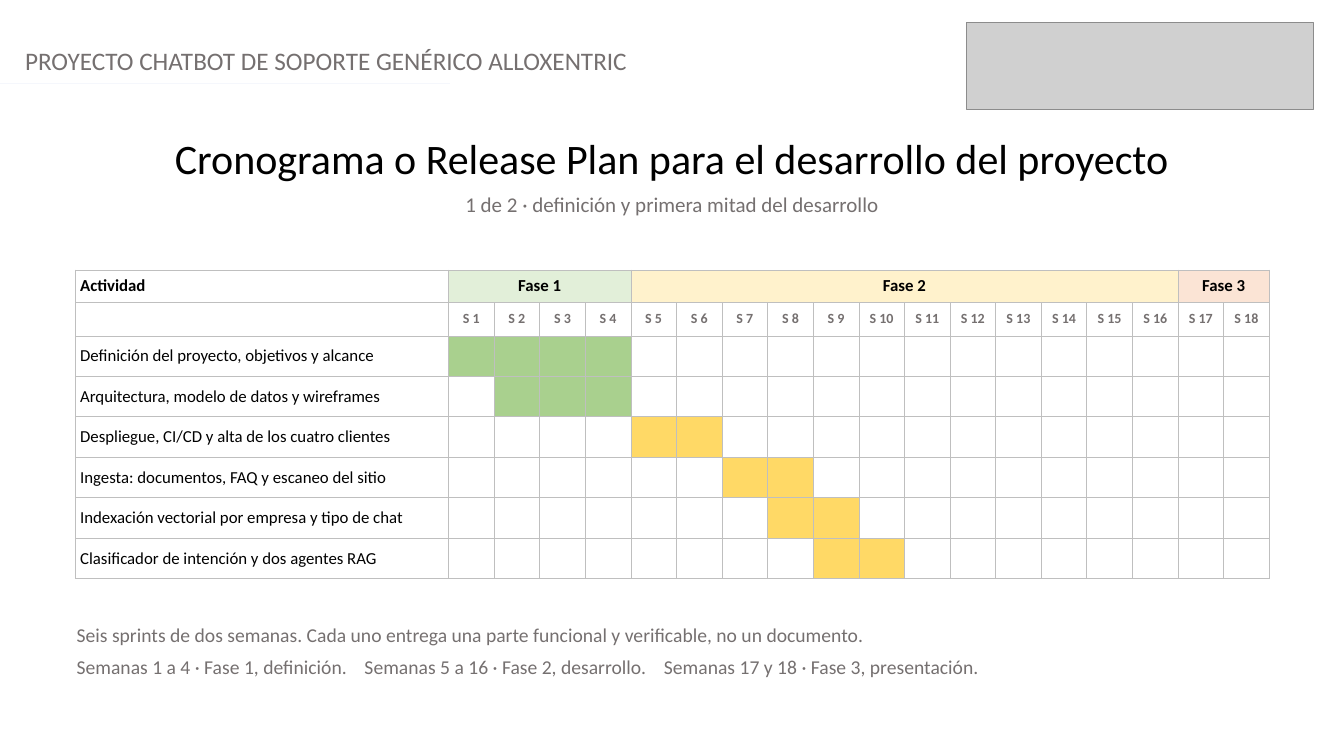
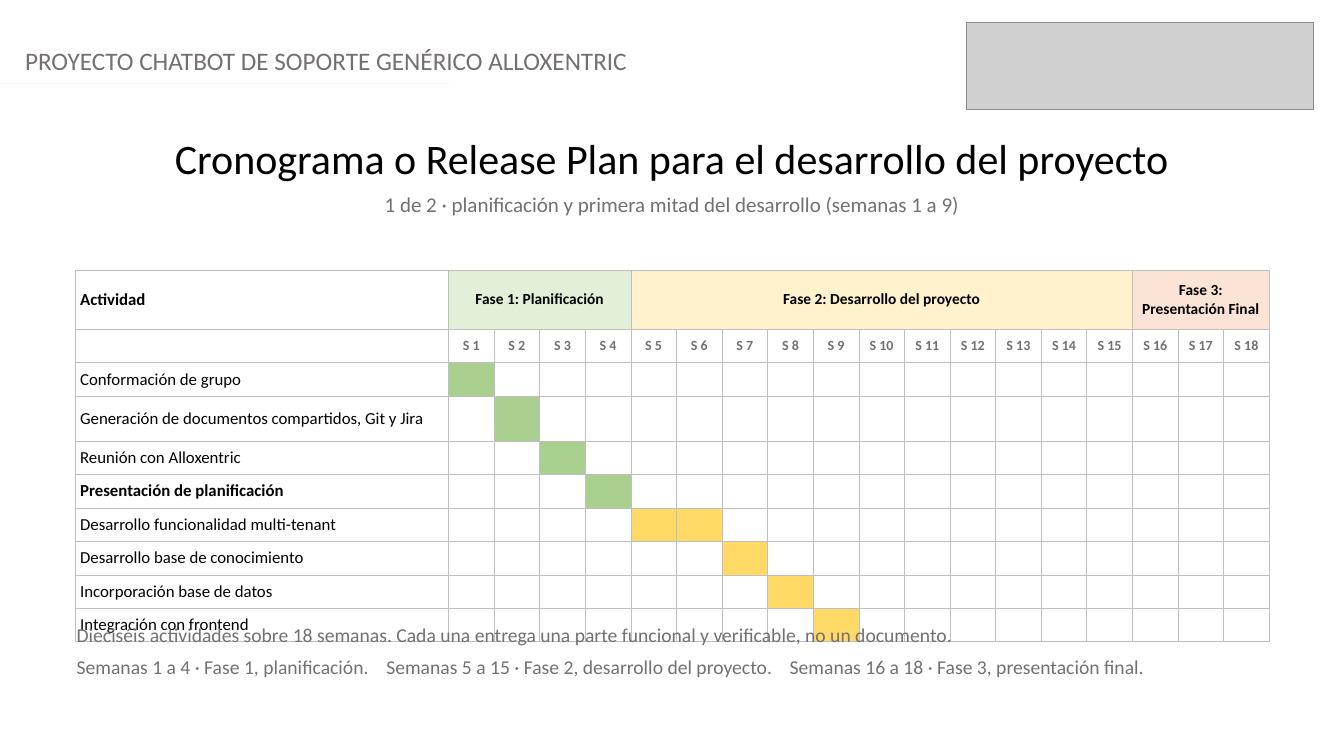
Before and after one commit to Exequiel-Alvarado/Capstone-Grupo-2-Chatbot-de-soporte-generico-Alloxentric, a slide deck: slide 6 of Fase 1 - Planificación/Grupal/Presentación Proyecto.pptx. Drawn at 1344x756 pixels with LibreOffice and Linux fonts; fonts in the diff are those of the drawing; grey boxes stand for pictures. Boxes give left, top, right and bottom in pixels: in the first picture for what was removed or moved away, otherwise in the second. Text is boxed around its words. In the diff, an @@ line names an element or a change of style, - is before the commit and + after.

```diff
--- a/Fase 1 - Planificación/Grupal/Presentación Proyecto.pptx
+++ b/Fase 1 - Planificación/Grupal/Presentación Proyecto.pptx
@@ text at (x1=385, y1=197, x2=959, y2=216): text changed @@
-1 de 2 · definición y primera mitad del desarrollo
+1 de 2 · planificación y primera mitad del desarrollo (semanas 1 a 9)
@@ table at (x1=76, y1=270, x2=1265, y2=639) @@
-row 1: Actividad | Fase 1 |  |  |  | Fase 2 |  |  |  |  |  |  |  |  |  |  |  | Fase 3 | 
+row 1: Actividad | Fase 1: Planificación |  |  |  | Fase 2: Desarrollo del proyecto |  |  |  |  |  |  |  |  |  |  | Fase 3: Presentación Final |  | 
-row 3: Definición del proyecto, objetivos y alcance |  |  |  |  |  |  |  |  |  |  |  |  |  |  |  |  |  | 
-row 4: Arquitectura, modelo de datos y wireframes |  |  |  |  |  |  |  |  |  |  |  |  |  |  |  |  |  | 
-row 5: Despliegue, CI/CD y alta de los cuatro clientes |  |  |  |  |  |  |  |  |  |  |  |  |  |  |  |  |  | 
-row 6: Ingesta: documentos, FAQ y escaneo del sitio |  |  |  |  |  |  |  |  |  |  |  |  |  |  |  |  |  | 
-row 7: Indexación vectorial por empresa y tipo de chat |  |  |  |  |  |  |  |  |  |  |  |  |  |  |  |  |  | 
-row 8: Clasificador de intención y dos agentes RAG |  |  |  |  |  |  |  |  |  |  |  |  |  |  |  |  |  | 
+row 3: Conformación de grupo |  |  |  |  |  |  |  |  |  |  |  |  |  |  |  |  |  | 
+row 4: Generación de documentos compartidos, Git y Jira |  |  |  |  |  |  |  |  |  |  |  |  |  |  |  |  |  | 
+row 5: Reunión con Alloxentric |  |  |  |  |  |  |  |  |  |  |  |  |  |  |  |  |  | 
+row 6: Presentación de planificación |  |  |  |  |  |  |  |  |  |  |  |  |  |  |  |  |  | 
+row 7: Desarrollo funcionalidad multi-tenant |  |  |  |  |  |  |  |  |  |  |  |  |  |  |  |  |  | 
+row 8: Desarrollo base de conocimiento |  |  |  |  |  |  |  |  |  |  |  |  |  |  |  |  |  | 
+row 9: Incorporación base de datos |  |  |  |  |  |  |  |  |  |  |  |  |  |  |  |  |  | 
+row 10: Integración con frontend |  |  |  |  |  |  |  |  |  |  |  |  |  |  |  |  |  | 
@@ text at (x1=77, y1=626, x2=1144, y2=677): text changed @@
-Seis sprints de dos semanas. Cada uno entrega una parte funcional y verificable, no un documento.
-Semanas 1 a 4 · Fase 1, definición. Semanas 5 a 16 · Fase 2, desarrollo. Semanas 17 y 18 · Fase 3, presentación.
+Dieciséis actividades sobre 18 semanas. Cada una entrega una parte funcional y verificable, no un documento.
+Semanas 1 a 4 · Fase 1, planificación. Semanas 5 a 15 · Fase 2, desarrollo del proyecto. Semanas 16 a 18 · Fase 3, presentación final.
```
Also in this commit, not shown: 3 other slides changed, 15 other files.
